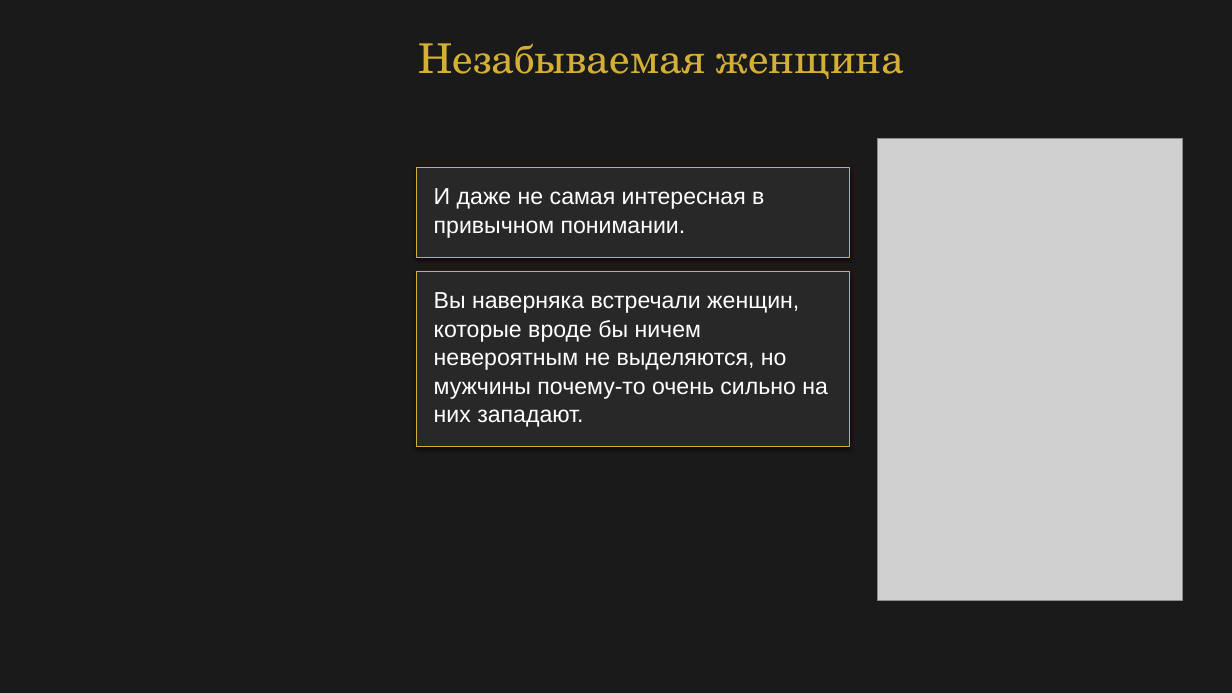
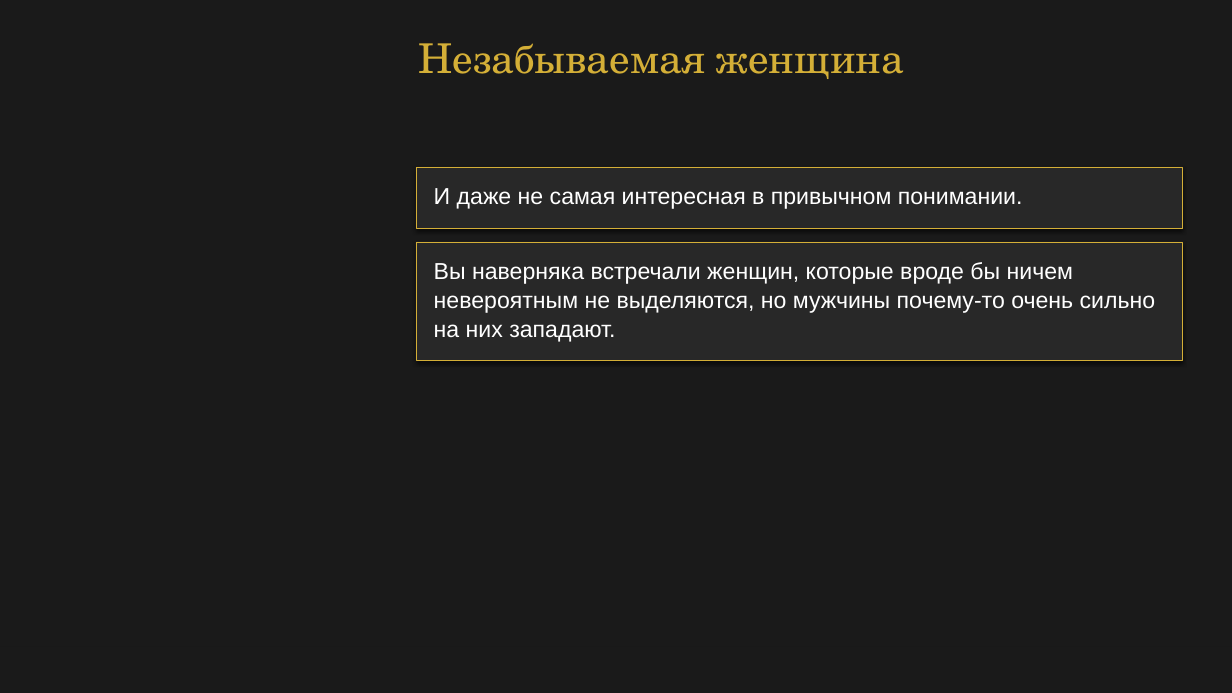
Before and after one commit to babylonofkommod-ai/-, a slide deck: slide 3 of Ваш Кристалл незабываемости.pptx. Drawn at 1232x693 pixels with LibreOffice and Linux fonts; fonts in the diff are those of the drawing; grey boxes stand for pictures. Boxes give left, top, right and bottom in pixels: in the first picture for what was removed or moved away, otherwise in the second. Text is boxed around its words. In the diff, an @@ line names an element or a change of style, - is before the commit and + after.

```diff
--- a/Ваш Кристалл незабываемости.pptx
+++ b/Ваш Кристалл незабываемости.pptx
@@ picture removed at box(878, 139, 1183, 601) @@
@@ rectangle: place and size @@
-rectangle at box(416, 167, 850, 258)
+rectangle at box(416, 167, 1183, 229)
@@ rectangle: place and size @@
-rectangle at box(417, 167, 850, 257)
+rectangle at box(417, 167, 1183, 228)
@@ text at box(434, 188, 1023, 209): text changed @@
-И даже не самая интересная в
-привычном понимании.
+И даже не самая интересная в привычном понимании.
@@ rectangle: place and size @@
-rectangle at box(416, 271, 850, 447)
+rectangle at box(416, 242, 1183, 361)
@@ rectangle: place and size @@
-rectangle at box(417, 271, 850, 446)
+rectangle at box(417, 242, 1183, 360)
@@ text at box(434, 262, 1156, 342): text changed @@
-Вы наверняка встречали женщин,
-которые вроде бы ничем
-невероятным не выделяются, но
-мужчины почему-то очень сильно на
-них западают.
+Вы наверняка встречали женщин, которые вроде бы ничем
+невероятным не выделяются, но мужчины почему-то очень сильно
+на них западают.
```
Also in this commit, not shown: 21 other slides changed, 13 other files.
